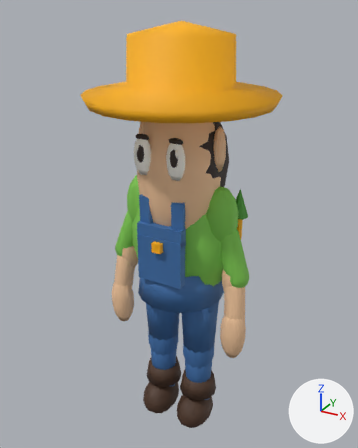
One commit to the glTF model public/models/char_farmer.glb: the scene before it, then after it.
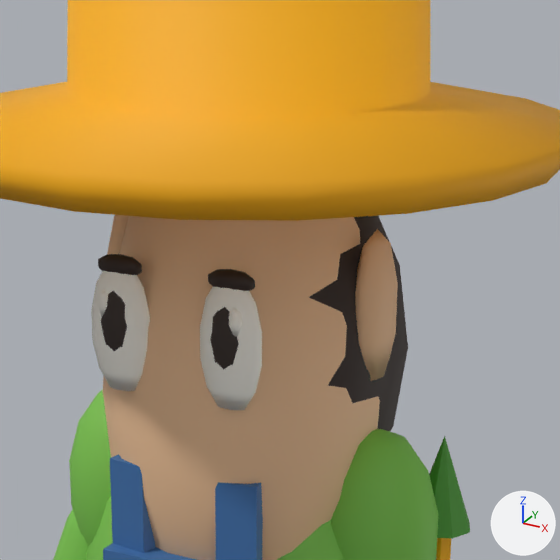
Each version is shown whole from a 50 mm lens placed at (0.698, -1.282, 1.51), pointed at (-0.02, 0.024, 0.857), then close up on the part from 30% to 77% of the width and 13% to 50% of the height. Every picture has the same lights, and +X, +Y and +Z are marked at lower right. The last two pictures show the newer version. Vertices at exactly the same position are counted once.

The first close-up shows 'char_farmer'.
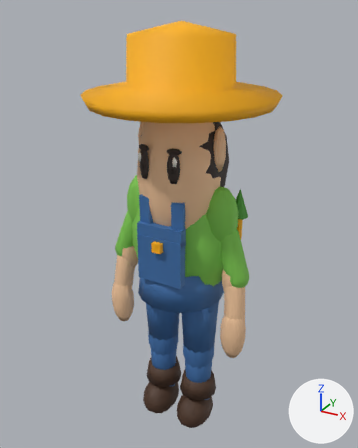
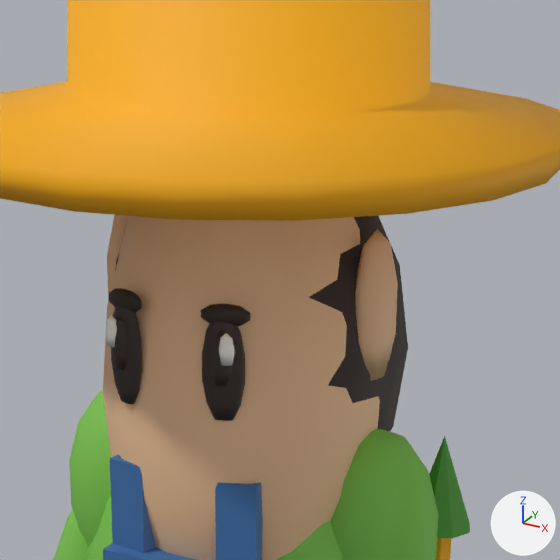
Where the change shows, as pixel boxes [x1, y1, x2, y2] in the close-ups (560 x 560 px; the box of a moved part takes in the faces that stretch with it):
part 1 of me_char_farmer, added
    after: [105, 315, 117, 347]
part 2 of me_char_farmer, deleted
    before: [208, 269, 255, 291]
part 3 of me_char_farmer, deleted
    before: [98, 254, 142, 275]
part 4 of me_char_farmer, moved or reshaped
    before: [99, 287, 262, 410]
    after: [109, 288, 250, 421]
part 5 of me_char_farmer, recoloured
    before: [91, 271, 256, 410]
    after: [111, 306, 242, 406]
part 6 of me_char_farmer, recoloured
    before: [220, 328, 226, 336]
    after: [201, 305, 245, 323]

What the commit changed:
me_char_farmer is used by ob_char_farmer; location (0.0, 0.0, 0.0).
me_char_farmer had 3190 vertices, 6152 faces and spanned x -0.286..0.286, y -0.286..0.286, z 0.101..1.474.
me_char_farmer now has 3066 vertices, 5912 faces and spans x -0.286..0.286, y -0.286..0.286, z 0.101..1.474.
me_char_farmer part 1: the loose piece of 26 vertices spanning x -0.07..-0.056, y -0.144..-0.134, z 1.132..1.156 is copied, and the copy is turned -17.2 degrees about the z axis through its middle and scaled by 1.11, then moved by (0.007, -0.002, -0.024); it spans x -0.063..-0.049, y -0.146..-0.136, z 1.107..1.134.
me_char_farmer part 2: the loose piece of 42 vertices spanning x 0.032..0.076, y -0.137..-0.121, z 1.166..1.184 is deleted.
me_char_farmer part 3: the loose piece of 42 vertices spanning x -0.076..-0.032, y -0.137..-0.121, z 1.166..1.184 is deleted.
me_char_farmer part 4: 234 vertices moved from x -0.083..0.083, y -0.144..-0.118, z 1.066..1.18 to x -0.066..0.069, y -0.142..-0.116, z 1.055..1.153; 196 vertices removed from x -0.073..0.077, y -0.145..-0.121, z 1.066..1.18; 172 vertices added at x -0.069..0.063, y -0.146..-0.116, z 1.055..1.155.
me_char_farmer part 5: 274 faces spanning x -0.066..0.066, y -0.141..-0.123, z 1.055..1.15 switch from mat_uipanel (white #fffdf5) to mat_uitext (brown #3a2f2a).
me_char_farmer part 6: 44 faces spanning x 0.029..0.069, y -0.139..-0.121, z 1.137..1.153 switch from mat_uitext (brown #3a2f2a) to mat_hairdark (brown #33251f).
Other edits to the shape of me_char_farmer do not show in these pictures.
